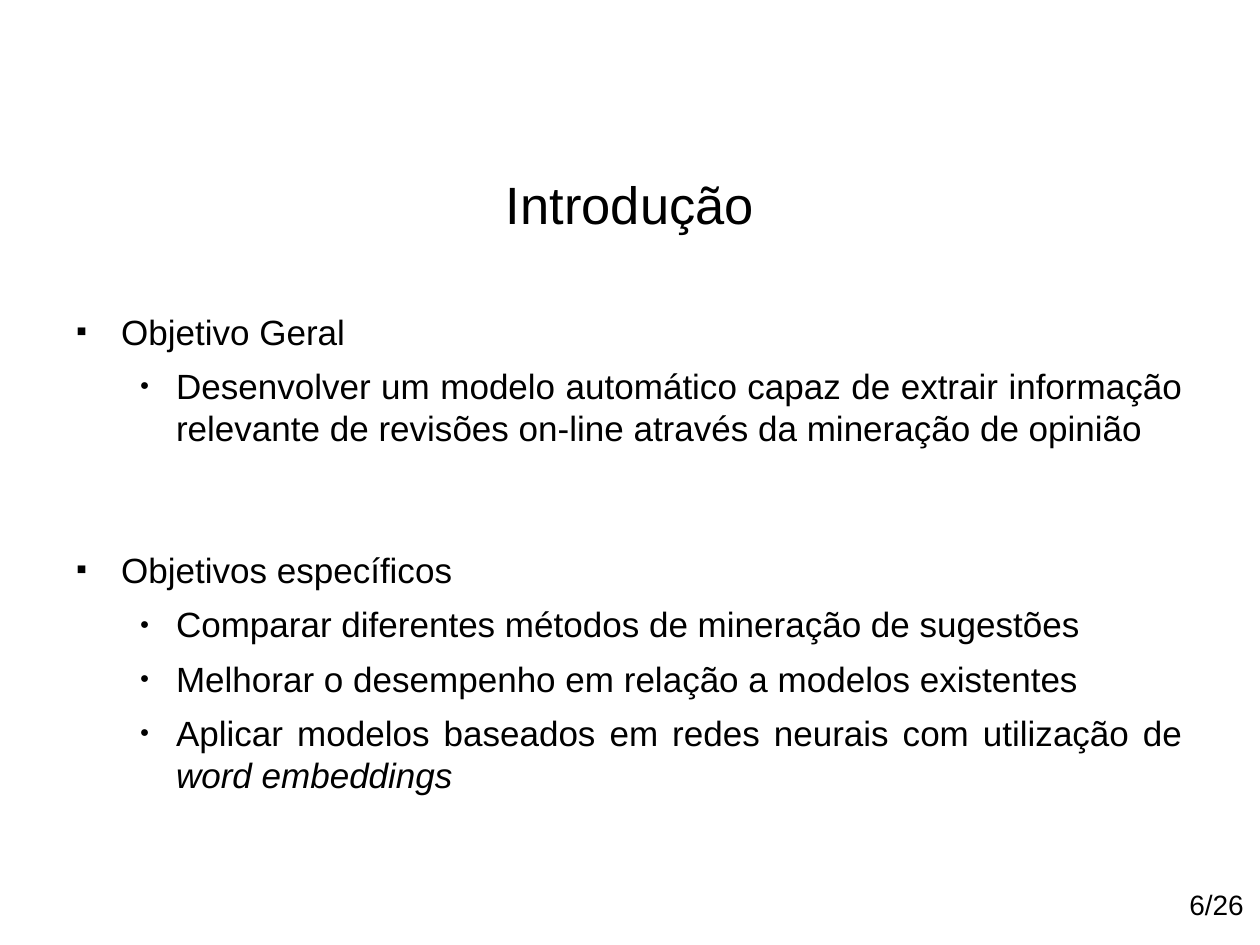
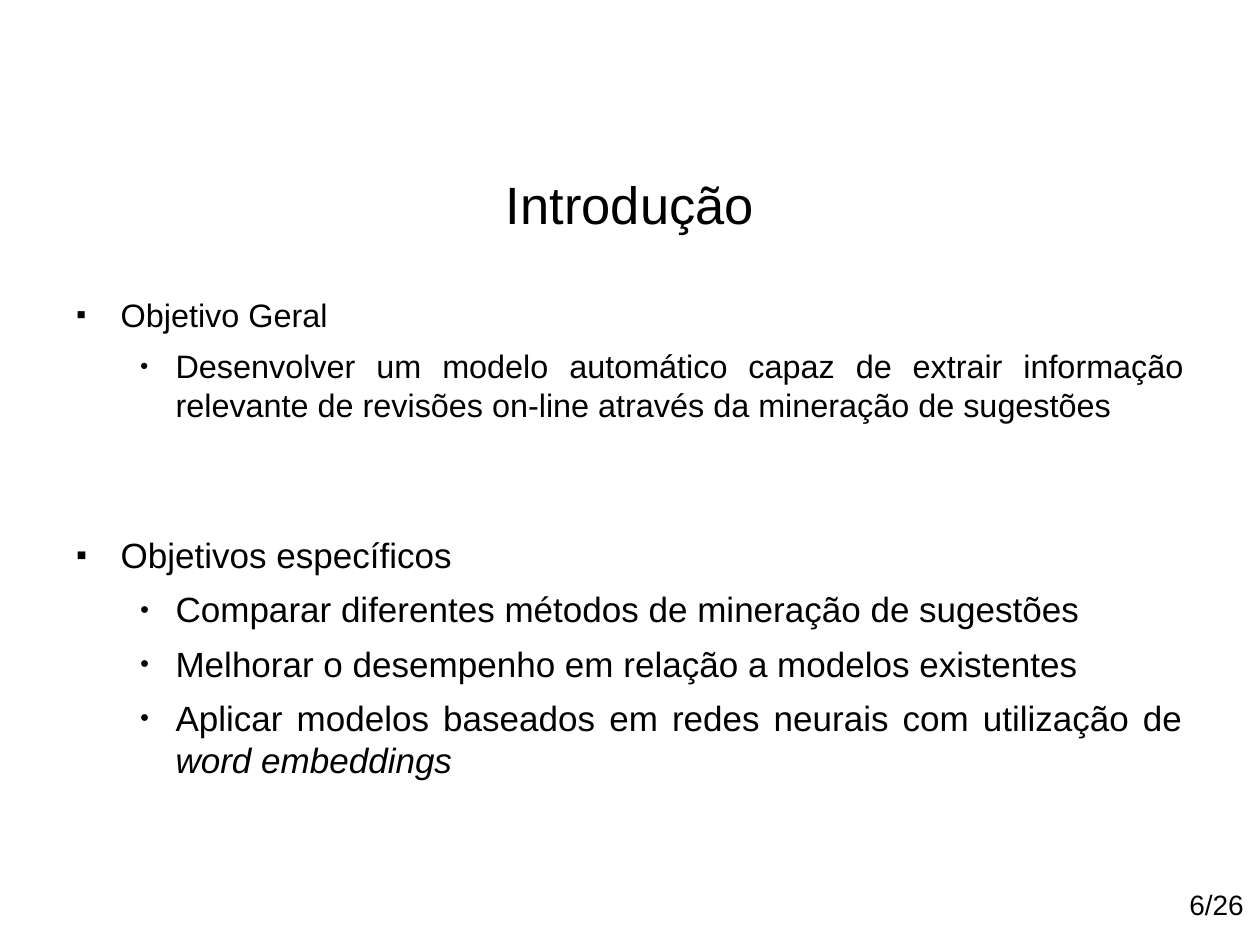
Before and after one commit to paulohq/apresentacao-NLP, a slide deck: slide 7 of apresentacao-mineracao-de-sugestoes.ppt. Drawn at 1260x945 pixels with LibreOffice and Linux fonts; fonts in the diff are those of the drawing; background and template pictures are left out. Boxes give left, top, right and bottom in pixels: in the first picture for what was removed or moved away, otherwise in the second. Text is boxed around its words. In the diff, an @@ line names an element or a change of style, - is before the commit and + after.

```diff
--- a/apresentacao-mineracao-de-sugestoes.ppt
+++ b/apresentacao-mineracao-de-sugestoes.ppt
@@ text "Objetivo Geral": place and size @@
-text "Objetivo Geral" at [121,319,1182,448]
+text "Objetivo Geral" at [121,303,1183,423]
@@ text at [121,303,327,333]: size 20 to 18.5 pt in "Objetivo Geral" @@
@@ text at [176,354,1183,423]: text changed; size 20 to 18.5 pt @@
-  ● Desenvolver um modelo automático capaz de extrair informação relevante de revisões on-line através da mineração de opinião
+  ● Desenvolver um modelo automático capaz de extrair informação relevante de revisões on-line através da mineração de sugestões
@@ text "Objetivos específicos": place and size @@
-text "Objetivos específicos" at [121,557,1182,795]
+text "Objetivos específicos" at [121,542,1182,780]
@@ text "Objetivos específicos" at [121,542,1182,780]: indent changed @@
```
Also in this commit, not shown: 26 other slides changed, 2 slides removed, 10 other files.
